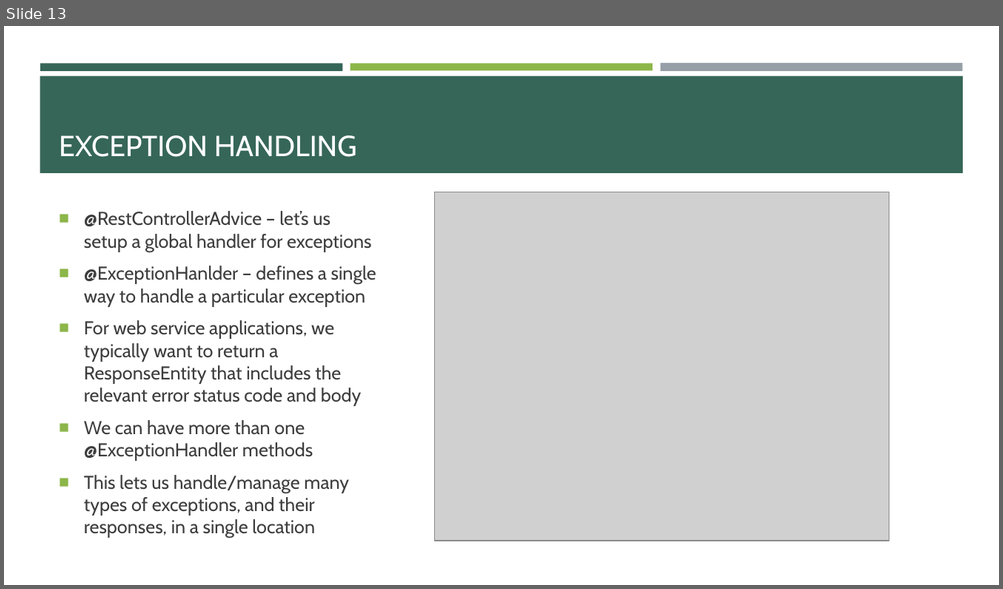
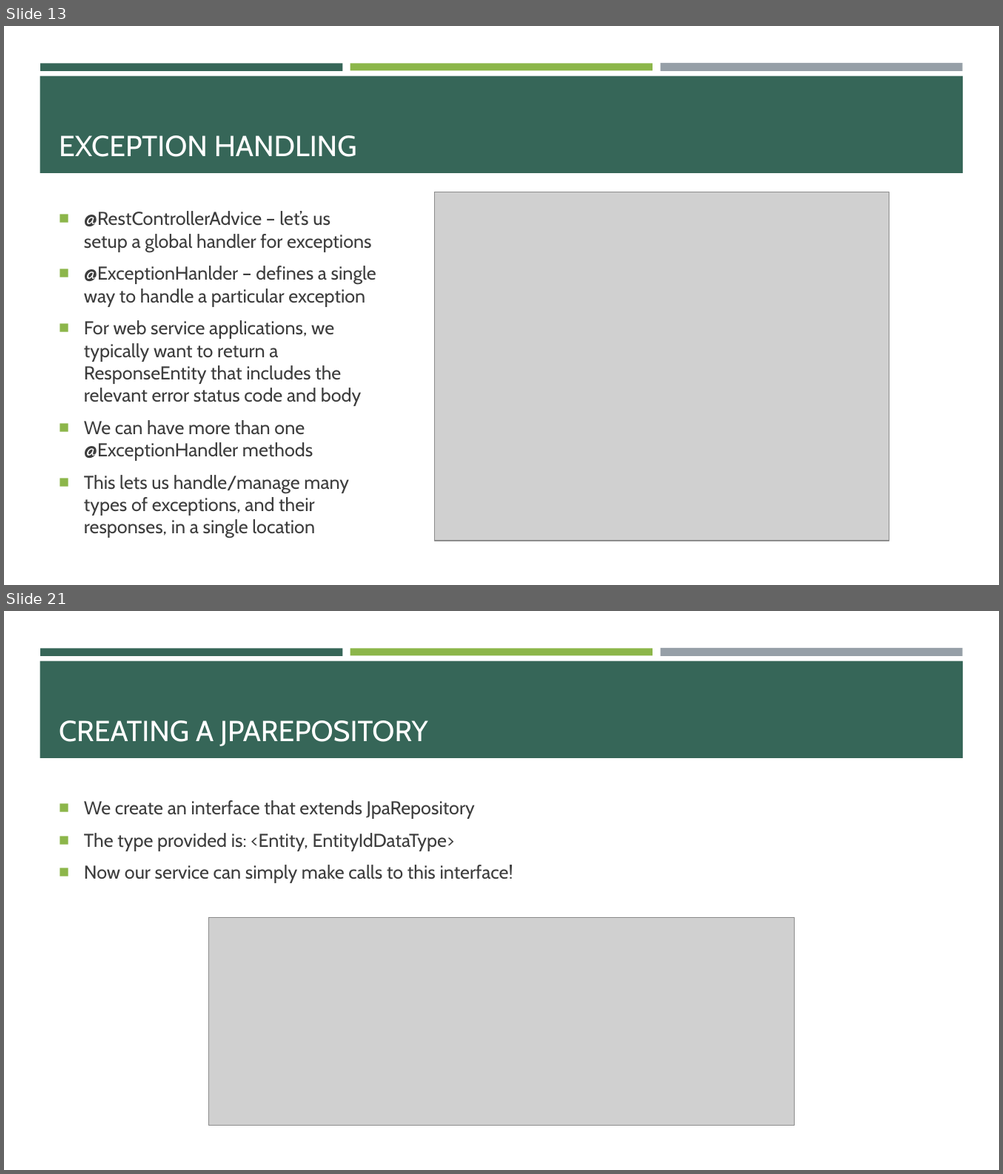
Before and after one commit to e-m-wilson/java-fs, a slide deck: Week_6/02_Hibernate_JPA_&_REST.pptx. Shown one above the other, each under a label of ours: slide 13 before the commit, slides 13 and 21 after it; the slides between them are not shown. The pictures are 1003x589 and 1003x1174 pixels, drawn with LibreOffice and Linux fonts; fonts in the diff are those of the drawing; grey boxes stand for pictures. Boxes give left, top, right and bottom in pixels: in the first picture for what was removed or moved away, otherwise in the second. Text is boxed around its words. In the diff, an @@ line names an element or a change of style, - is before the commit and + after.

```diff
--- a/Week_6/02_Hibernate_JPA_&_REST.pptx
+++ b/Week_6/02_Hibernate_JPA_&_REST.pptx
@@ slide 21 added at (x1=4, y1=611, x2=999, y2=1170), background #FFFFFF; not listed: 4 template elements that a slide beside it also shows @@
@@ title added at (x1=59, y1=721, x2=428, y2=746), 28 pt, text #FFFFFF @@
+CREATING A JPAREPOSITORY
@@ text added at (x1=84, y1=800, x2=513, y2=883), 18 pt, text #3D3D3D @@
+■ We create an interface that extends JpaRepository
+■ The type provided is: <Entity, EntityIdDataType>
+■ Now our service can simply make calls to this interface!
@@ picture added at (x1=208, y1=917, x2=795, y2=1125) @@
```
Also in this commit, not shown: 1 slide changed, 18 other slides added, 1 other file.
